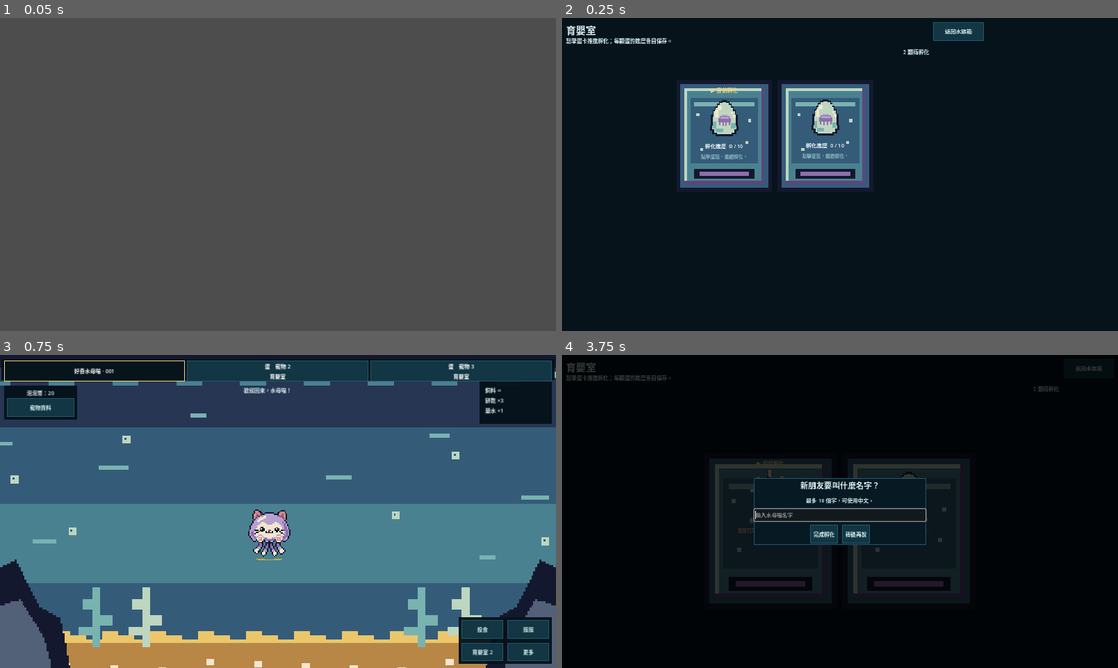
Above: before the commit, frames 1-4 (two rows, left to right).
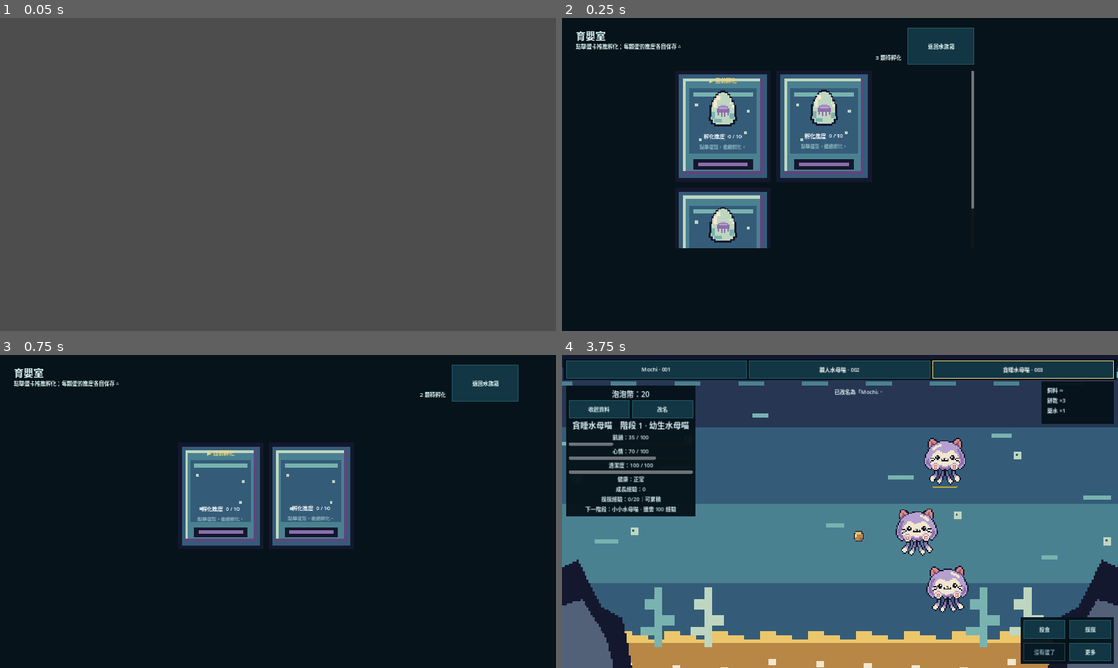
Above: after the commit, the same moments.

Repository: JackTzeng/JellyCat-Godot
Game: Godot game, scene res://tools/g1_gameplay_acceptance.tscn
Same seed, same stepped clock (60 frames per second), same inputs: the game is played once before the commit and once after it. This scene is started directly instead of the project's main scene.
Inputs (mouse positions are in pixels of both pictures, inside the frame that each line leads up to):
- Up to frame 1 (0.05 s): no input
- Up to frame 2 (0.25 s): no input
- Up to frame 3 (0.75 s): click "返回水族箱" at 0.5 s
- Up to frame 4 (3.75 s): click (856, 533) at 1.25 s, where only the run before the commit has a clickable "稍後再說"; click (856, 533) at 2 s, where only the run before the commit has a clickable "稍後再說"; click (856, 533) at 2.75 s, where only the run before the commit has a clickable "稍後再說"; click (1090, 367) at 3.5 s, where only the run before the commit has a clickable "返回水族箱"

Frame 1 is identical in both runs. In frame 2, 13% of the frame differs, in the area x 0-76%, y 1-74%; in frame 3, 86%; in frame 4, 90%, in the area x 0-100%, y 0-100%.

Commit message:
BUILD-INTEGRATE-22 candidate-019: apply G1-FIX-22 source

Diff:
--- a/scripts/controllers/nursery_controller.gd
+++ b/scripts/controllers/nursery_controller.gd
@@ -263,6 +263,16 @@
 		background.set_anchors_and_offsets_preset(Control.PRESET_FULL_RECT)
 		card.add_child(background)
 
+		var egg_icon: TextureRect = TextureRect.new()
+		egg_icon.name = "EggArtwork"
+		egg_icon.custom_minimum_size = EGG_ART_BASE_SIZE
+		egg_icon.expand_mode = TextureRect.EXPAND_IGNORE_SIZE
+		egg_icon.stretch_mode = TextureRect.STRETCH_KEEP_ASPECT_CENTERED
+		egg_icon.texture_filter = CanvasItem.TEXTURE_FILTER_NEAREST
+		egg_icon.mouse_filter = Control.MOUSE_FILTER_IGNORE
+		egg_icon.visible = false
+		card.add_child(egg_icon)
+
 		var content: VBoxContainer = VBoxContainer.new()
 		content.name = "EggCardContent"
 		content.set_anchors_and_offsets_preset(Control.PRESET_FULL_RECT)
@@ -283,16 +293,13 @@
 		active_label.mouse_filter = Control.MOUSE_FILTER_IGNORE
 		content.add_child(active_label)
 
-		var egg_icon: TextureRect = TextureRect.new()
-		egg_icon.name = "EggArtwork"
-		egg_icon.custom_minimum_size = Vector2(128.0, 128.0)
-		egg_icon.size_flags_horizontal = Control.SIZE_SHRINK_CENTER
-		egg_icon.size_flags_vertical = Control.SIZE_SHRINK_CENTER
-		egg_icon.expand_mode = TextureRect.EXPAND_IGNORE_SIZE
-		egg_icon.stretch_mode = TextureRect.STRETCH_KEEP_ASPECT_CENTERED
-		egg_icon.texture_filter = CanvasItem.TEXTURE_FILTER_NEAREST
-		egg_icon.mouse_filter = Control.MOUSE_FILTER_IGNORE
-		content.add_child(egg_icon)
+		var egg_icon_slot: Control = Control.new()
+		egg_icon_slot.name = "EggArtworkSlot"
+		egg_icon_slot.custom_minimum_size = EGG_ART_BASE_SIZE
+		egg_icon_slot.size_flags_horizontal = Control.SIZE_SHRINK_CENTER
+		egg_icon_slot.size_flags_vertical = Control.SIZE_SHRINK_CENTER
+		egg_icon_slot.mouse_filter = Control.MOUSE_FILTER_IGNORE
+		content.add_child(egg_icon_slot)
 
 		var progress_label: Label = Label.new()
 		progress_label.name = "EggProgressLabel"
@@ -314,6 +321,7 @@
 			"background": background,
 			"active": active_label,
 			"icon": egg_icon,
+			"icon_slot": egg_icon_slot,
 			"progress": progress_label,
 			"hint": hint_label
 		}
@@ -590,8 +598,12 @@
 	for card_data in egg_cards_by_id.values():
 		var card: Button = (card_data as Dictionary).get("button") as Button
 		var icon: TextureRect = (card_data as Dictionary).get("icon") as TextureRect
+		var icon_slot: Control = (card_data as Dictionary).get("icon_slot") as Control
 		card.custom_minimum_size = pixel_card_size
-		icon.custom_minimum_size = _integer_pixel_art_size(Vector2(icon.texture.get_size()), EGG_ART_BASE_SIZE, output_scale)
+		var icon_size: Vector2 = _integer_pixel_art_size(Vector2(icon.texture.get_size()), EGG_ART_BASE_SIZE, output_scale)
+		icon.custom_minimum_size = icon_size
+		icon.size = icon_size
+		icon_slot.custom_minimum_size = icon_size
 		icon.pivot_offset = icon.size * 0.5
 	var aligned_scroll_top: float = scroll_top
 	var aligned_scroll_left: float = scroll_left
@@ -614,6 +626,33 @@
 	name_edit.custom_minimum_size.x = maxf(112.0, panel_width - 48.0)
 	var panel_height: float = minf(maxf(200.0, name_panel.get_combined_minimum_size().y), maxf(1.0, safe_height - margin * 2.0))
 	_place_control(name_panel, Rect2(Vector2(safe_left + (safe_width - panel_width) * 0.5, safe_top + (safe_height - panel_height) * 0.5), Vector2(panel_width, panel_height)))
+	call_deferred("_align_egg_artworks_after_layout", output_scale)
+
+
+func _align_egg_artworks_after_layout(output_scale: Vector2) -> void:
+	if output_scale.x <= 0.0 or output_scale.y <= 0.0:
+		return
+	await get_tree().process_frame
+	if not is_inside_tree():
+		return
+	for card_data_variant in egg_cards_by_id.values():
+		var card_data: Dictionary = card_data_variant as Dictionary
+		var icon_slot: Control = card_data.get("icon_slot") as Control
+		var icon: TextureRect = card_data.get("icon") as TextureRect
+		if not is_instance_valid(icon_slot) or not is_instance_valid(icon):
+			continue
+		var icon_size: Vector2 = icon_slot.size
+		if icon_size.x <= 0.0 or icon_size.y <= 0.0:
+			icon_size = icon_slot.custom_minimum_size
+		if icon_size.x <= 0.0 or icon_size.y <= 0.0:
+			continue
+		icon.size = icon_size
+		var slot_position: Vector2 = icon_slot.global_position
+		icon.global_position = Vector2(
+			roundf(slot_position.x * output_scale.x) / output_scale.x,
+			roundf(slot_position.y * output_scale.y) / output_scale.y
+		)
+		icon.visible = true
 
 
 func _place_control(control: Control, target_rect: Rect2) -> void:
--- a/tools/g1_gameplay_acceptance.gd
+++ b/tools/g1_gameplay_acceptance.gd
@@ -91,8 +91,20 @@
 			var active_nursery_egg_id: String = GameState.get_active_egg_id()
 			var other_nursery_egg_id: String = nursery_egg_ids[0] if nursery_egg_ids.size() > 0 and nursery_egg_ids[0] != active_nursery_egg_id else nursery_egg_ids[1]
 			_expect(nursery_cards.size() == 2 and nursery_cards.has(active_nursery_egg_id) and nursery_cards.has(other_nursery_egg_id), "Nursery lists each of the two remaining unhatched eggs")
-			var nursery_third_card_scrollable: bool = await _test_nursery_three_card_scroll(nursery_ui, GameState.get_nursery_egg(other_nursery_egg_id))
+			var nursery_pixel_layouts: Array[Dictionary] = [
+				{"name": "1280x720-160dpi", "viewport": Vector2(1280.0, 720.0), "safe": Rect2(Vector2(24.0, 12.0), Vector2(1232.0, 696.0)), "dpi": 160.0},
+				{"name": "1280x720-320dpi", "viewport": Vector2(1280.0, 720.0), "safe": Rect2(Vector2(24.0, 12.0), Vector2(1232.0, 696.0)), "dpi": 320.0},
+				{"name": "1280x591-160dpi", "viewport": Vector2(1280.0, 591.0), "safe": Rect2(Vector2.ZERO, Vector2(1280.0, 591.0)), "dpi": 160.0},
+				{"name": "1280x591-320dpi", "viewport": Vector2(1280.0, 591.0), "safe": Rect2(Vector2.ZERO, Vector2(1280.0, 591.0)), "dpi": 320.0},
+				{"name": "1600x720-160dpi", "viewport": Vector2(1600.0, 720.0), "safe": Rect2(Vector2(24.0, 12.0), Vector2(1552.0, 696.0)), "dpi": 160.0},
+				{"name": "1600x720-320dpi", "viewport": Vector2(1600.0, 720.0), "safe": Rect2(Vector2(24.0, 12.0), Vector2(1552.0, 696.0)), "dpi": 320.0},
+			]
+			var nursery_three_card_matrix: Dictionary = await _test_nursery_three_card_scroll(nursery_ui, GameState.get_nursery_egg(other_nursery_egg_id), nursery_pixel_layouts)
+			var nursery_third_card_scrollable: bool = bool(nursery_three_card_matrix.get("scrollable", false))
 			_expect(nursery_third_card_scrollable, "Nursery three-card overflow remains scrollable to the third card")
+			var nursery_all_egg_pixel_checks: int = int(nursery_three_card_matrix.get("geometry_measurements", 0))
+			var nursery_all_egg_pixel_geometry_valid: bool = bool(nursery_three_card_matrix.get("geometry_valid", false))
+			_expect(nursery_all_egg_pixel_geometry_valid and nursery_all_egg_pixel_checks == nursery_pixel_layouts.size() * 6, "All three Nursery egg draw rectangles stay integer-aligned before and after scrolling in all six viewport/DPI cases (%d measurements)" % nursery_all_egg_pixel_checks)
 			nursery_cards = nursery_ui.get("egg_cards_by_id") as Dictionary
 			var active_nursery_card: Dictionary = nursery_cards.get(active_nursery_egg_id, {}) as Dictionary
 			var active_nursery_button: Button = active_nursery_card.get("button") as Button
@@ -108,14 +120,6 @@
 			card_art_scale_integer = card_art_scale_integer and active_nursery_background.stretch_mode == TextureRect.STRETCH_SCALE
 			card_art_scale_integer = card_art_scale_integer and card_style != null and not (card_style is StyleBoxTexture)
 			_expect(card_art_scale_integer, "Nursery egg and card use nearest-scaled full texture regions without 9-slice styling")
-			var nursery_pixel_layouts: Array[Dictionary] = [
-				{"name": "1280x720-160dpi", "viewport": Vector2(1280.0, 720.0), "safe": Rect2(Vector2(24.0, 12.0), Vector2(1232.0, 696.0)), "dpi": 160.0},
-				{"name": "1280x720-320dpi", "viewport": Vector2(1280.0, 720.0), "safe": Rect2(Vector2(24.0, 12.0), Vector2(1232.0, 696.0)), "dpi": 320.0},
-				{"name": "1280x591-160dpi", "viewport": Vector2(1280.0, 591.0), "safe": Rect2(Vector2.ZERO, Vector2(1280.0, 591.0)), "dpi": 160.0},
-				{"name": "1280x591-320dpi", "viewport": Vector2(1280.0, 591.0), "safe": Rect2(Vector2.ZERO, Vector2(1280.0, 591.0)), "dpi": 320.0},
-				{"name": "1600x720-160dpi", "viewport": Vector2(1600.0, 720.0), "safe": Rect2(Vector2(24.0, 12.0), Vector2(1552.0, 696.0)), "dpi": 160.0},
-				{"name": "1600x720-320dpi", "viewport": Vector2(1600.0, 720.0), "safe": Rect2(Vector2(24.0, 12.0), Vector2(1552.0, 696.0)), "dpi": 320.0},
-			]
 			var nursery_physical_scales_integer: bool = true
 			var nursery_pixel_case_count: int = 0
 			for pixel_case in nursery_pixel_layouts:
@@ -1985,48 +1989,126 @@
 	)
 
 
-func _test_nursery_three_card_scroll(nursery_ui: Control, source_egg: Dictionary) -> bool:
+func _test_nursery_three_card_scroll(nursery_ui: Control, source_egg: Dictionary, pixel_layouts: Array[Dictionary]) -> Dictionary:
 	var probe_egg_id: String = "g1_three_card_scroll_probe"
 	var probe_egg: Dictionary = source_egg.duplicate(true)
 	probe_egg["egg_id"] = probe_egg_id
 	probe_egg["pet_id"] = "g1_three_card_scroll_probe_pet"
 	probe_egg["current_clicks"] = 0
-	nursery_ui.call("_layout_ui", Vector2(1280.0, 720.0), Rect2(Vector2(24.0, 12.0), Vector2(1232.0, 696.0)), 56.0, Vector2(1280.0, 720.0))
 	if not GameState.add_nursery_egg(probe_egg):
-		return false
+		return {"scrollable": false, "geometry_valid": false, "geometry_measurements": 0}
 	var egg_scroll: ScrollContainer = nursery_ui.get("egg_scroll") as ScrollContainer
 	var egg_grid: GridContainer = nursery_ui.get("egg_grid") as GridContainer
 	nursery_ui.call("_refresh_cards")
 	await get_tree().process_frame
 	await get_tree().process_frame
 	var cards: Dictionary = nursery_ui.get("egg_cards_by_id") as Dictionary
-	var third_card_scrollable: bool = false
-	var third_button: Button = (cards.get(probe_egg_id, {}) as Dictionary).get("button") as Button
-	var scroll_rect: Rect2 = egg_scroll.get_global_rect()
-	var third_rect_before: Rect2 = Rect2()
-	var third_rect_after: Rect2 = Rect2()
-	var scroll_range: float = 0.0
-	if cards.size() == 3 and egg_grid.columns == 2 and is_instance_valid(third_button):
-		var scroll_bar: VScrollBar = egg_scroll.get_v_scroll_bar()
-		third_rect_before = third_button.get_global_rect()
-		scroll_range = maxf(0.0, scroll_bar.max_value - scroll_bar.page)
+	var geometry_valid: bool = true
+	var geometry_measurements: int = 0
+	var third_card_scrollable: bool = true
+	for pixel_case in pixel_layouts:
+		var pixel_viewport: Vector2 = pixel_case["viewport"]
+		var pixel_dpi: float = float(pixel_case["dpi"])
+		var pixel_output_scale: Vector2 = Vector2(pixel_dpi / 160.0, pixel_dpi / 160.0)
+		var pixel_touch_target: float = 56.0 * pixel_dpi / 160.0
+		nursery_ui.call("_layout_ui", pixel_viewport, pixel_case["safe"], pixel_touch_target, pixel_viewport * pixel_output_scale)
+		await get_tree().process_frame
+		await get_tree().process_frame
+		cards = nursery_ui.get("egg_cards_by_id") as Dictionary
+		var case_name: String = str(pixel_case["name"])
+		if cards.size() != 3 or egg_grid.columns != 2:
+			geometry_valid = false
+			third_card_scrollable = false
+			print("G1_NURSERY_EGG_PIXEL_CASE_FAIL %s expected=3-eggs/2-columns actual=%d/%d" % [case_name, cards.size(), egg_grid.columns])
+			continue
+		var first_button: Button = egg_grid.get_child(0) as Button
+		var second_button: Button = egg_grid.get_child(1) as Button
+		var first_rect: Rect2 = first_button.get_global_rect()
+		var second_rect: Rect2 = second_button.get_global_rect()
+		var second_column_valid: bool = second_rect.position.x > first_rect.position.x and is_equal_approx(second_rect.position.y, first_rect.position.y)
+		geometry_valid = geometry_valid and second_column_valid
+		var before_result: Dictionary = _measure_nursery_card_pixel_geometry(cards, pixel_output_scale, case_name + ":before-scroll")
+		geometry_valid = geometry_valid and bool(before_result.get("valid", false)) and second_column_valid
+		geometry_measurements += int(before_result.get("checks", 0))
+		var third_button: Button = (cards.get(probe_egg_id, {}) as Dictionary).get("button") as Button
+		var scroll_rect: Rect2 = egg_scroll.get_global_rect()
+		var third_rect_before: Rect2 = third_button.get_global_rect() if is_instance_valid(third_button) else Rect2()
+		var scroll_range: float = maxf(0.0, egg_scroll.get_v_scroll_bar().max_value - egg_scroll.get_v_scroll_bar().page)
 		var overflow_is_visible: bool = scroll_range > 0.0 and third_rect_before.end.y > scroll_rect.end.y
+		var third_rect_after: Rect2 = Rect2()
+		var after_result: Dictionary = {"valid": false, "checks": 0}
 		if overflow_is_visible:
 			egg_scroll.scroll_vertical = ceili(scroll_range)
 			await get_tree().process_frame
 			await get_tree().process_frame
 			third_rect_after = third_button.get_global_rect()
-			third_card_scrollable = third_rect_after.position.y >= scroll_rect.position.y - 1.0
-			third_card_scrollable = third_card_scrollable and third_rect_after.end.y <= scroll_rect.end.y + 1.0
-			third_card_scrollable = third_card_scrollable and third_rect_after.position.x >= scroll_rect.position.x
-			third_card_scrollable = third_card_scrollable and third_rect_after.end.x <= scroll_rect.end.x
-			third_card_scrollable = third_card_scrollable and third_rect_after.position.y < third_rect_before.position.y
-	print("G1_NURSERY_SCROLL_CASE cards=%d columns=%d range=%.2f before=%s after=%s viewport=%s reachable=%s" % [cards.size(), egg_grid.columns, scroll_range, str(third_rect_before), str(third_rect_after), str(scroll_rect), str(third_card_scrollable)])
-	egg_scroll.scroll_vertical = 0
+			var third_reached: bool = third_rect_after.position.y >= scroll_rect.position.y - 1.0
+			third_reached = third_reached and third_rect_after.end.y <= scroll_rect.end.y + 1.0
+			third_reached = third_reached and third_rect_after.position.x >= scroll_rect.position.x
+			third_reached = third_reached and third_rect_after.end.x <= scroll_rect.end.x
+			third_reached = third_reached and third_rect_after.position.y < third_rect_before.position.y
+			third_card_scrollable = third_card_scrollable and third_reached
+			after_result = _measure_nursery_card_pixel_geometry(cards, pixel_output_scale, case_name + ":after-scroll")
+			geometry_valid = geometry_valid and third_reached and bool(after_result.get("valid", false))
+			geometry_measurements += int(after_result.get("checks", 0))
+		else:
+			third_card_scrollable = false
+			geometry_valid = false
+		print("G1_NURSERY_EGG_PIXEL_CASE %s columns=%d second_column=%s range=%.2f third_before=%s third_after=%s viewport=%s" % [case_name, egg_grid.columns, str(second_column_valid), scroll_range, str(third_rect_before), str(third_rect_after), str(scroll_rect)])
+		egg_scroll.scroll_vertical = 0
+		await get_tree().process_frame
+		await get_tree().process_frame
 	var probe_removed: bool = GameState.remove_nursery_egg(probe_egg_id)
 	nursery_ui.call("_refresh_cards")
 	await get_tree().process_frame
-	return third_card_scrollable and probe_removed
+	await get_tree().process_frame
+	return {
+		"scrollable": third_card_scrollable and probe_removed,
+		"geometry_valid": geometry_valid and probe_removed,
+		"geometry_measurements": geometry_measurements,
+		"probe_removed": probe_removed
+	}
+
+
+func _measure_nursery_card_pixel_geometry(cards: Dictionary, output_scale: Vector2, sample_name: String) -> Dictionary:
+	var valid: bool = cards.size() == 3
+	var checks: int = 0
+	for egg_id_variant in cards.keys():
+		var egg_id: String = str(egg_id_variant)
+		var card_data: Dictionary = cards.get(egg_id, {}) as Dictionary
+		var card: Button = card_data.get("button") as Button
+		var background: TextureRect = card_data.get("background") as TextureRect
+		var icon: TextureRect = card_data.get("icon") as TextureRect
+		var icon_slot: Control = card_data.get("icon_slot") as Control
+		if not is_instance_valid(card) or not is_instance_valid(background) or not is_instance_valid(icon) or not is_instance_valid(icon_slot):
+			valid = false
+			continue
+		checks += 1
+		var card_rect: Rect2 = card.get_global_rect()
+		var background_rect: Rect2 = background.get_global_rect()
+		var card_source_size: Vector2 = background.texture.get_size()
+		var icon_rect: Rect2 = icon.get_global_rect()
+		var icon_source_size: Vector2 = icon.texture.get_size()
+		var card_scale: Vector2 = Vector2(background_rect.size.x * output_scale.x / card_source_size.x, background_rect.size.y * output_scale.y / card_source_size.y)
+		var icon_scale: Vector2 = Vector2(icon_rect.size.x * output_scale.x / icon_source_size.x, icon_rect.size.y * output_scale.y / icon_source_size.y)
+		var card_valid: bool = _has_uniform_integer_pixel_scale(background_rect, card_source_size, output_scale)
+		card_valid = card_valid and _has_integer_physical_edges(background_rect, output_scale)
+		card_valid = card_valid and background_rect.position.is_equal_approx(card_rect.position) and background_rect.size.is_equal_approx(card_rect.size)
+		card_valid = card_valid and card_rect.size.x >= 256.0 and card_rect.size.y >= 320.0
+		card_valid = card_valid and background.texture_filter == CanvasItem.TEXTURE_FILTER_NEAREST and background.stretch_mode == TextureRect.STRETCH_SCALE
+		card_valid = card_valid and card_scale.is_equal_approx(Vector2(3.0 * output_scale.x, 3.0 * output_scale.y))
+		var icon_transform: Transform2D = icon.get_global_transform()
+		var transform_is_integer_translation: bool = icon.scale.is_equal_approx(Vector2.ONE) and absf(icon.rotation) <= 0.0001
+		transform_is_integer_translation = transform_is_integer_translation and icon_transform.x.is_equal_approx(Vector2(1.0, 0.0)) and icon_transform.y.is_equal_approx(Vector2(0.0, 1.0))
+		var icon_valid: bool = icon.visible and icon.size.is_equal_approx(icon_slot.size)
+		icon_valid = icon_valid and icon.texture_filter == CanvasItem.TEXTURE_FILTER_NEAREST and icon.stretch_mode == TextureRect.STRETCH_KEEP_ASPECT_CENTERED
+		icon_valid = icon_valid and icon_scale.is_equal_approx(Vector2(2.0 * output_scale.x, 2.0 * output_scale.y))
+		icon_valid = icon_valid and _has_uniform_integer_pixel_scale(icon_rect, icon_source_size, output_scale)
+		icon_valid = icon_valid and _has_integer_physical_edges(icon_rect, output_scale) and transform_is_integer_translation
+		var item_valid: bool = card_valid and icon_valid
+		valid = valid and item_valid
+		print("G1_NURSERY_EGG_PIXEL_ITEM sample=%s egg=%s card_rect=%s card_scale=%s egg_rect=%s egg_scale=%s transform_integer_translation=%s result=%s" % [sample_name, egg_id, str(card_rect), str(card_scale), str(icon_rect), str(icon_scale), str(transform_is_integer_translation), str(item_valid)])
+	return {"valid": valid and checks == 3, "checks": checks}
 
 
 func _has_uniform_integer_pixel_scale(art_rect: Rect2, source_size: Vector2, output_scale: Vector2) -> bool:
